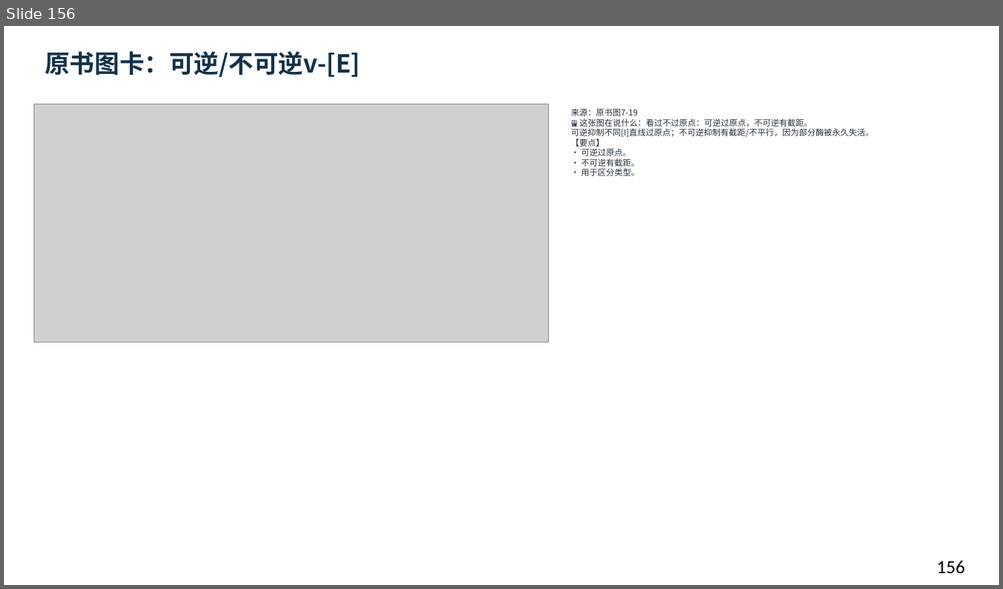
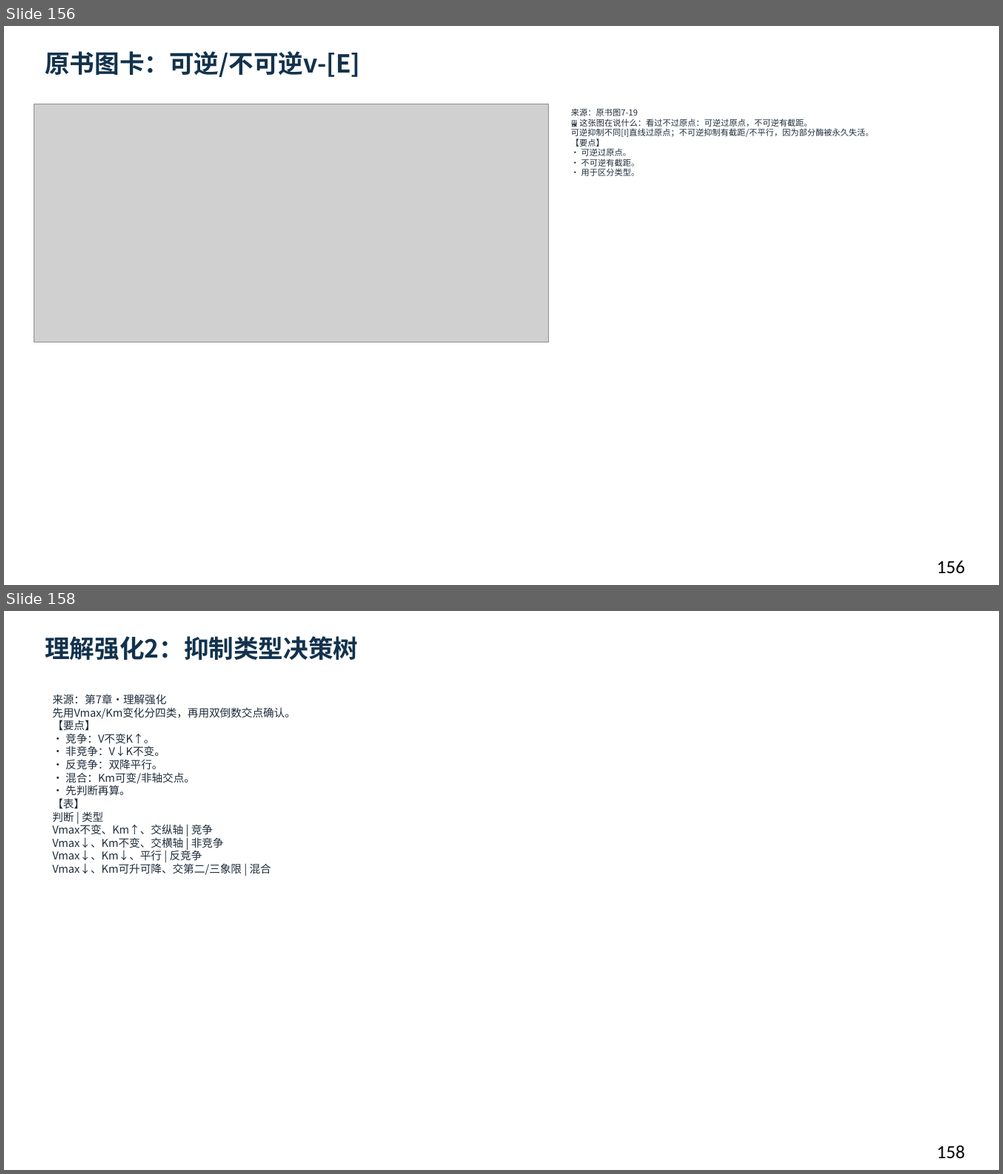
Before and after one commit to newkan-li/Biochemistry, a slide deck: downloads/bc07-ai-style.pptx. Shown one above the other, each under a label of ours: slide 156 before the commit, slides 156 and 158 after it; the slides between them are not shown. The pictures are 1003x589 and 1003x1174 pixels, drawn with LibreOffice and Linux fonts; fonts in the diff are those of the drawing; grey boxes stand for pictures. Boxes give left, top, right and bottom in pixels: in the first picture for what was removed or moved away, otherwise in the second. Text is boxed around its words. In the diff, an @@ line names an element or a change of style, - is before the commit and + after.

```diff
--- a/downloads/bc07-ai-style.pptx
+++ b/downloads/bc07-ai-style.pptx
@@ slide 158 added at (4,611,999,1170), background #FFFFFF @@
@@ text added at (45,636,358,661), 24 pt, text #12324D, bold @@
+理解强化2：抑制类型决策树
@@ text added at (52,694,296,875), 10.5 pt, text #202D3C @@
+来源：第7章·理解强化
+先用Vmax/Km变化分四类，再用双倒数交点确认。
+【要点】
+• 竞争：V不变K↑。
+• 非竞争：V↓K不变。
+• 反竞争：双降平行。
+• 混合：Km可变/非轴交点。
+• 先判断再算。
+【表】
+判断 | 类型
+Vmax不变、Km↑、交纵轴 | 竞争
+Vmax↓、Km不变、交横轴 | 非竞争
+Vmax↓、Km↓、平行 | 反竞争
+Vmax↓、Km可升可降、交第二/三象限 | 混合
@@ text added at (936,1145,965,1159), 18 pt, text #000000 @@
+158
```
Also in this commit, not shown: 1 slide changed, 7 other slides added, 6 other files.
